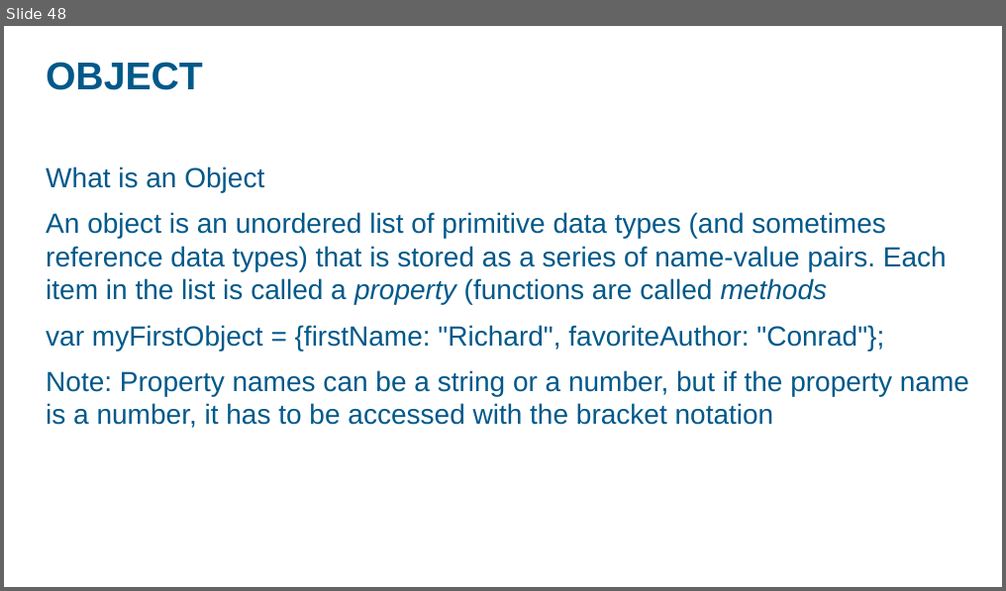
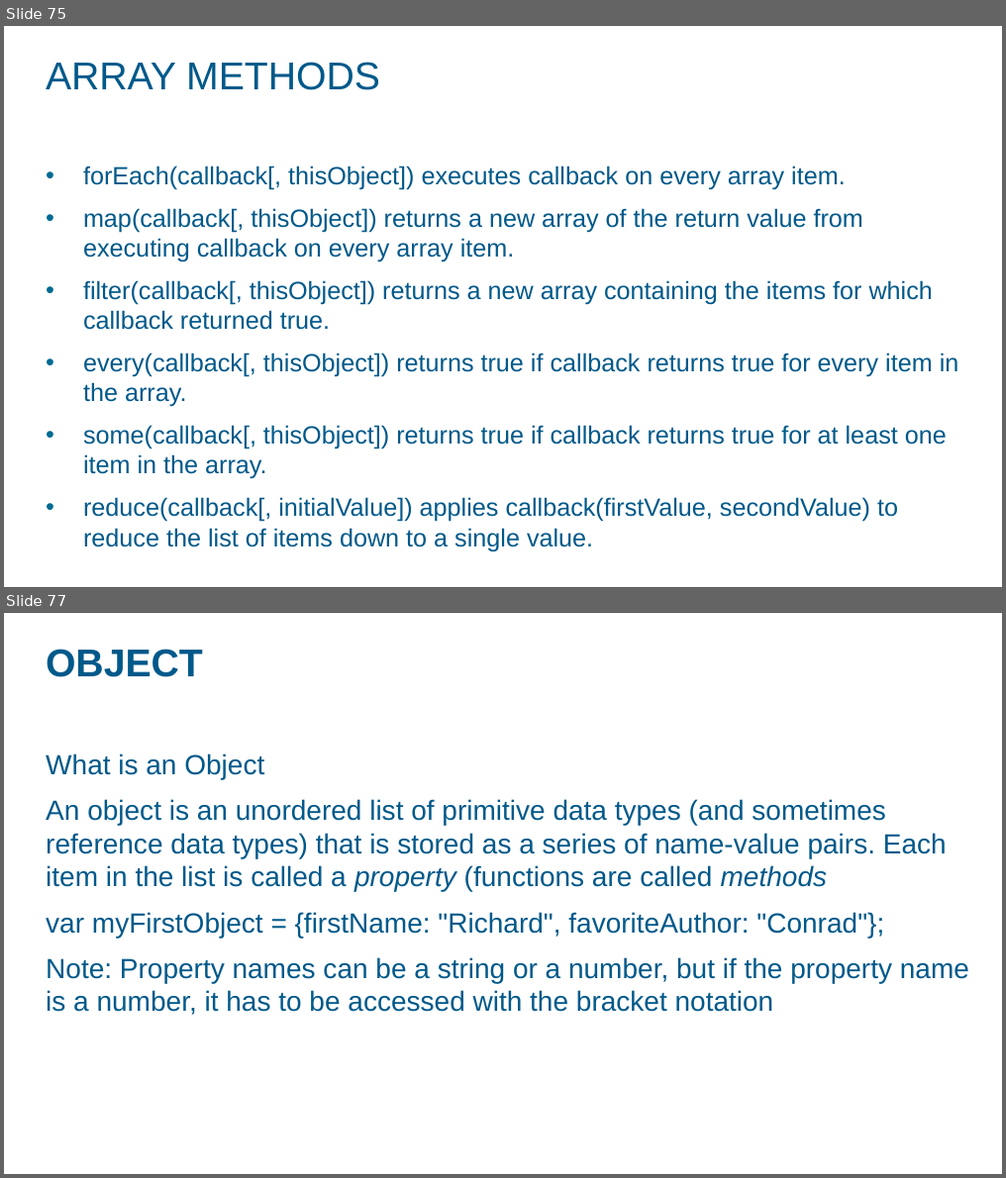
Before and after one commit to ashok07iet/java-script-sample-code, a slide deck: doc/javascript.pptx. Shown one above the other, each under a label of ours: slide 48 before the commit, slides 75 and 77 after it; the slides between them are not shown. The pictures are 1006x591 and 1006x1178 pixels, drawn with LibreOffice and Linux fonts; fonts in the diff are those of the drawing; background and template pictures are left out. Boxes give left, top, right and bottom in pixels: in the first picture for what was removed or moved away, otherwise in the second. Text is boxed around its words. In the diff, an @@ line names an element or a change of style, - is before the commit and + after.

```diff
--- a/doc/javascript.pptx
+++ b/doc/javascript.pptx
@@ slide 75 added at (4,26,1002,587), background picture (left out) @@
@@ title added at (46,62,380,90), 28 pt, text #00598A @@
+ARRAY METHODS
@@ text added at (83,166,959,552), 18 pt, text #00598A @@
+• forEach(callback[, thisObject]) executes callback on every array item.
+• map(callback[, thisObject]) returns a new array of the return value from executing callback on every array item.
+• filter(callback[, thisObject]) returns a new array containing the items for which callback returned true.
+• every(callback[, thisObject]) returns true if callback returns true for every item in the array.
+• some(callback[, thisObject]) returns true if callback returns true for at least one item in the array.
+• reduce(callback[, initialValue]) applies callback(firstValue, secondValue) to reduce the list of items down to a single value.
@@ what was slide 48 is now slide 77 @@
```
Also in this commit, not shown: 2 slides changed, 28 other slides added, 2 other files.
